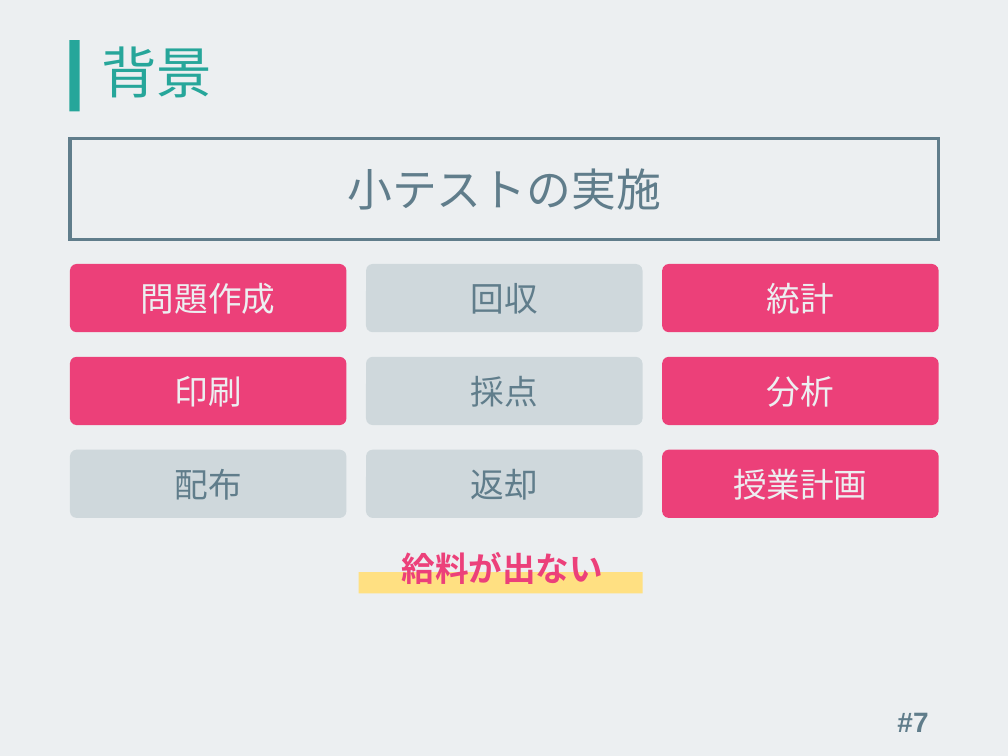
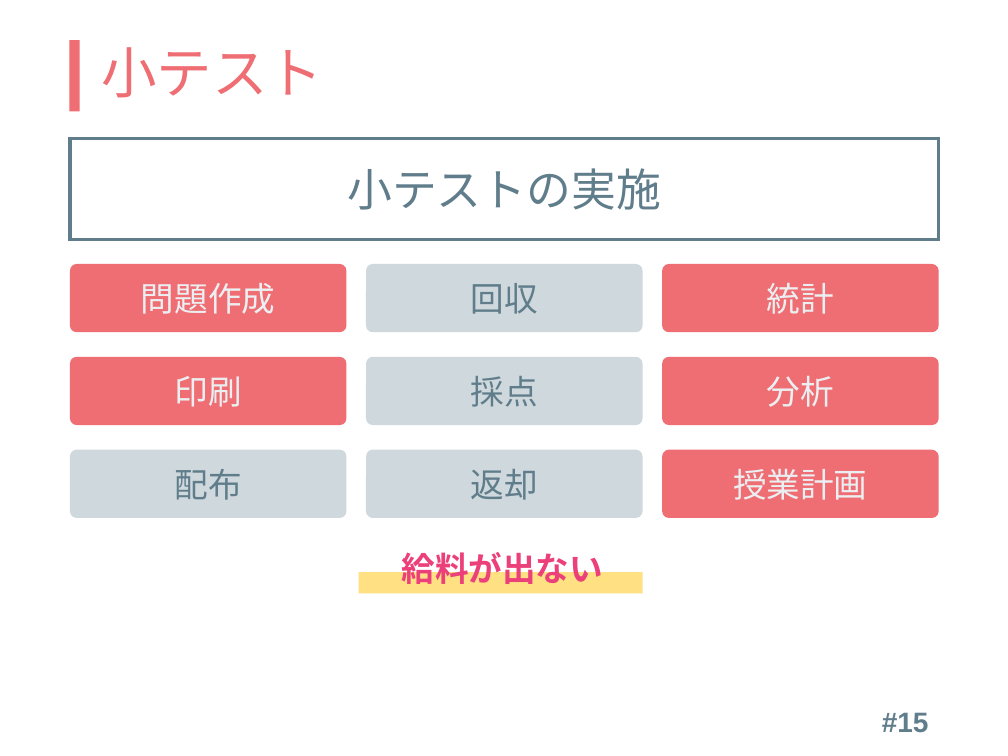
Before and after one commit to kinc-shinshu/smat-presentation, a slide deck: slide 15 of slide.pptx (slide 7 before the commit). Drawn at 1008x756 pixels with LibreOffice and Linux fonts; fonts in the diff are those of the drawing. Boxes give left, top, right and bottom in pixels: in the first picture for what was removed or moved away, otherwise in the second. Text is boxed around its words. In the diff, an @@ line names an element or a change of style, - is before the commit and + after.

```diff
--- a/slide.pptx
+++ b/slide.pptx
@@ background #ECEFF1 to #FFFFFF @@
@@ rectangle at <box>70,40,80,112</box>: fill #26A69A to #EE6E73 @@
@@ title at <box>102,47,324,98</box>: text changed; text colour #26A69A to #EE6E73 @@
-背景
+小テスト
@@ fill #EC4079 to #EE6E73 in 5 elements at <box>70,264,346,333</box>, <box>70,357,346,425</box>, <box>662,264,938,333</box>, <box>662,357,938,425</box>, <box>662,450,938,518</box> @@
@@ page number at <box>882,712,929,733</box>: text changed @@
-#7
+#15
```
Also in this commit, not shown: 10 other slides changed, 16 slides added, 15 slides removed, 1 other file.
